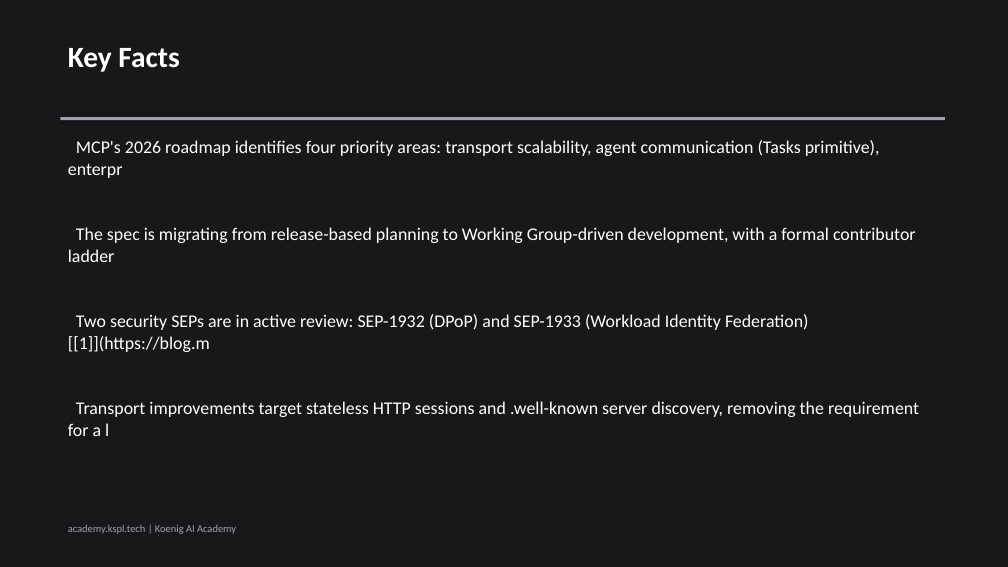
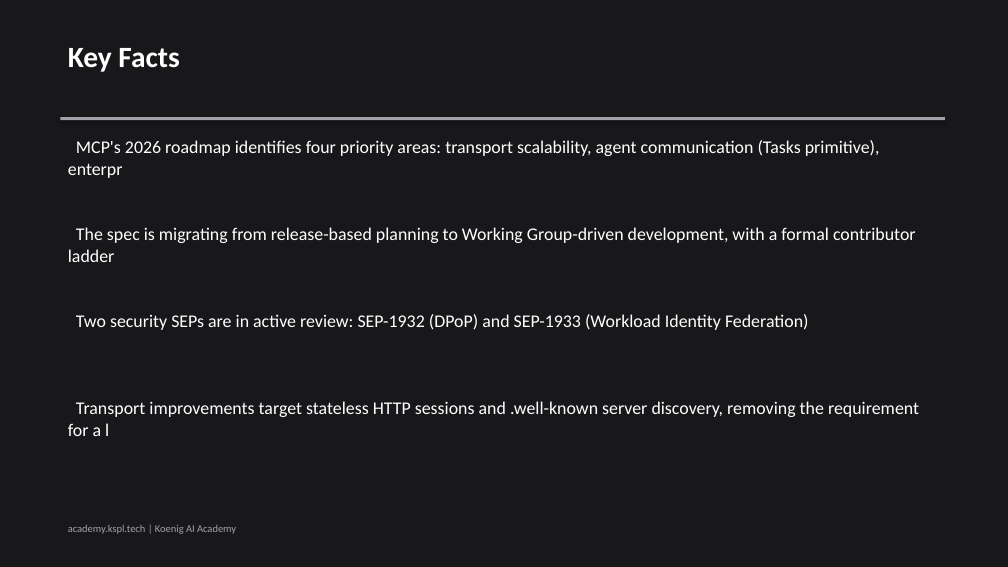
Before and after one commit to Koenig-Solutions-Private-Limited/koenig-ai-org, a slide deck: slide 3 of vault/blogs/mcp-2026-roadmap-explained/slides.pptx (slide 2 before the commit). Drawn at 1008x567 pixels with LibreOffice and Linux fonts; fonts in the diff are those of the drawing. Boxes give left, top, right and bottom in pixels: in the first picture for what was removed or moved away, otherwise in the second. Text is boxed around its words. In the diff, an @@ line names an element or a change of style, - is before the commit and + after.

```diff
--- a/vault/blogs/mcp-2026-roadmap-explained/slides.pptx
+++ b/vault/blogs/mcp-2026-roadmap-explained/slides.pptx
@@ text at <box>76,314,809,330</box>: text changed @@
-Two security SEPs are in active review: SEP-1932 (DPoP) and SEP-1933 (Workload Identity Federation) [[1]](https://blog.m
+Two security SEPs are in active review: SEP-1932 (DPoP) and SEP-1933 (Workload Identity Federation)
```
Also in this commit, not shown: 2 other slides changed, 2 slides added, 1 other file.
